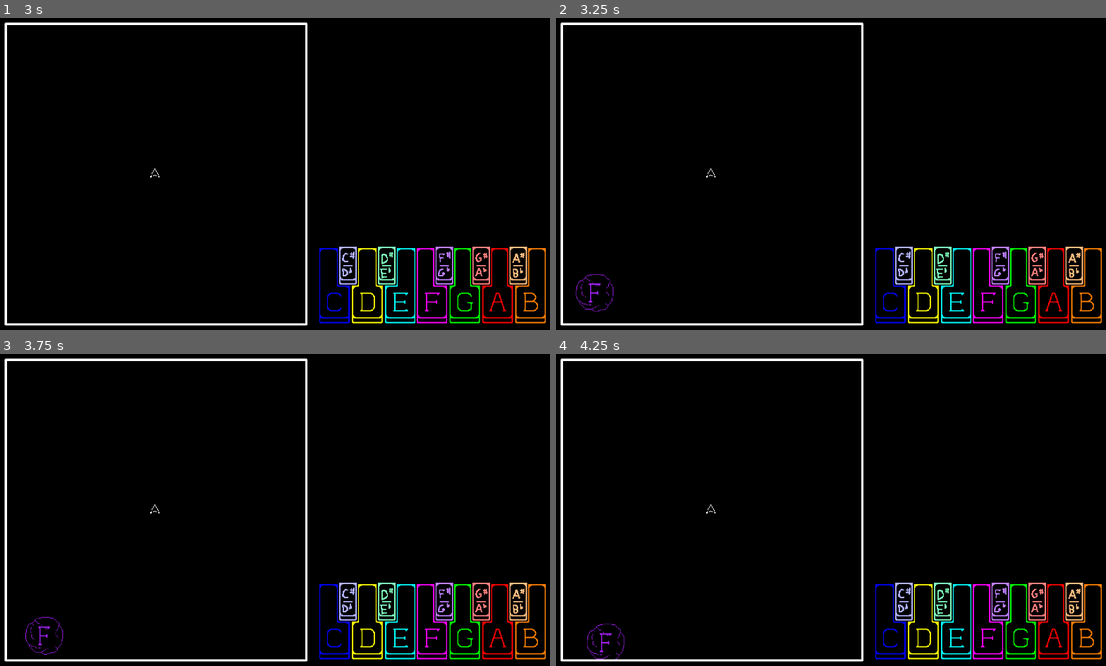
Above: before the commit, frames 1-4 (two rows, left to right).
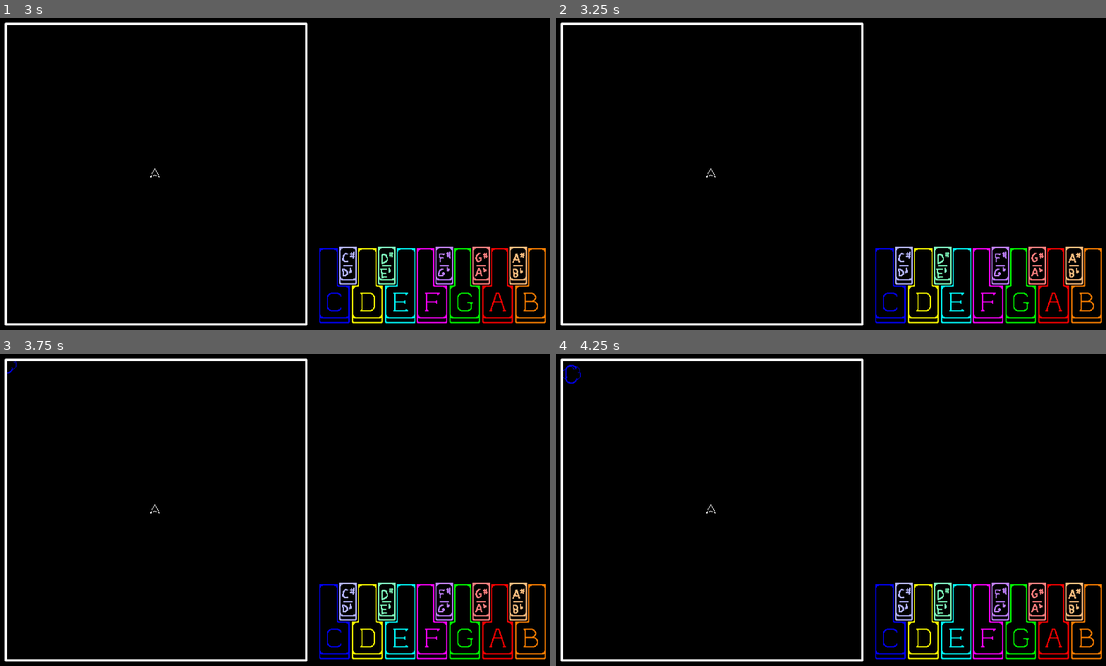
Above: after the commit, the same moments.

Repository: nicsaliani/musical-meteors
Game: Godot game, scene res://scenes/game.tscn
Two runs of this game, one before a commit and one after it. Both use one fixed random seed, a clock stepped at 60 frames per second and the inputs below.
Inputs:
- Up to frame 1 (3 s): tap Enter at 0.5, 2 s; tap Space at 1.25, 2.75 s
- Up to frame 2 (3.25 s): no input
- Up to frame 3 (3.75 s): no input
- Up to frame 4 (4.25 s): no input

Frame 1 is identical in both runs. In frame 2, 0.1% of the frame differs, in the area x 3-11%, y 82-95%; in frame 3, 0.2%; in frame 4, 0.2%, in the area x 1-13%, y 3-98%.

Commit message:
Add functions to asteroid_manager.gd and asteroid.gd
Added functions for monitoring asteroid space

Diff:
--- a/scripts/asteroid.gd
+++ b/scripts/asteroid.gd
@@ -71,6 +71,7 @@
 var valid_pitches: Array[int]
 var movement_vector := Vector2(0, -1)
 var rotate_value: float
+
 
 # Called when the node enters the scene tree for the first time.
 func _ready() -> void:
@@ -164,7 +165,6 @@
 	modulate = ColorType[pitch]
 	pitch_letter = PitchType.keys()[pitch]
 
-
 func screen_wrap():
 	var shape_radius = collision_shape_2d.shape.radius
 	#var screen_size = get_viewport_rect().size
@@ -179,3 +179,6 @@
 		global_position.y = 256 + shape_radius
 	elif global_position.y - shape_radius > 256:
 		global_position.y = -256 - shape_radius
+
+func explode():
+	queue_free()
--- a/scripts/asteroid_manager.gd
+++ b/scripts/asteroid_manager.gd
@@ -1,33 +1,118 @@
 class_name AsteroidManager extends Control
+
+signal asteroid_destroyed(asteroid)
 
 @onready var midi_control: MidiControl = $"../MIDI Control"
 @onready var asteroid_spawn_timer: Timer = $"Asteroid Spawn Timer"
 
 @export var asteroid_scene := preload("res://scenes/asteroid.tscn")
 
+# Vertical/Horizontal boundary values
+const MIN_BOUNDARY = -256
+const MAX_BOUNDARY = 256
+
 var asteroids_on_screen: Dictionary = {}
 var pitches_available: Array[int] = [0, 1, 2, 3, 4, 5, 6, 7, 8, 9, 10, 11]
-var sizes_available: Array
+
+var space_available: int = 12
+var spawn_points: Array[Vector2] = [
+	Vector2(MIN_BOUNDARY, MIN_BOUNDARY),
+	Vector2(0, MIN_BOUNDARY),
+	Vector2(MAX_BOUNDARY, MIN_BOUNDARY),
+	Vector2(MIN_BOUNDARY, 0),
+	Vector2(MAX_BOUNDARY, 0),
+	Vector2(MIN_BOUNDARY, MAX_BOUNDARY),
+	Vector2(0, MAX_BOUNDARY),
+	Vector2(MAX_BOUNDARY, MAX_BOUNDARY),
+]
+
 func _ready():
+
+	# Connect necessary signals
 	midi_control.connect("note_pressed", _on_note_pressed)
 	asteroid_spawn_timer.connect("timeout", _on_timer_timeout)
-	#for i in range(12):
-		#spawn_asteroid()
 
-func spawn_asteroid():
+func spawn_asteroid(amount: int, pos: Vector2, size: Asteroid.SizeType):
+
+	# Instantiate asteroid and set vars
 	var asteroid = asteroid_scene.instantiate()
-	asteroid.position = Vector2(randf_range(-256, 256), randf_range(-256, 256))
-	asteroid.size = randi_range(0, Asteroid.SizeType.size() - 1)
+	asteroid.size = size
 	asteroid.pitch = pitches_available[randi_range(0, pitches_available.size()-1)]
+	add_child(asteroid)
+
+	# Update asteroid-related lists
+	asteroids_on_screen[asteroid.pitch_letter] = asteroid
 	pitches_available.erase(asteroid.pitch)
 
-	add_child(asteroid)
-	asteroids_on_screen[asteroid.pitch_letter] = asteroid
+	# Position this asteroid so that it spawns just out of sight
+	var asteroid_radius = asteroid.collision_shape_2d.shape.radius
+	asteroid.position = Vector2(
+		pos.x + (sign(pos.x)) * asteroid_radius,
+		pos.y + (sign(pos.y)) * asteroid_radius
+	)
+
+	# Update space available based on this asteroid's size
+	update_space_available(false, asteroid.size)
+	#match asteroid.size:
+		#Asteroid.SizeType.SMALL:
+			#space_available -= 1
+		#Asteroid.SizeType.MEDIUM:
+			#space_available -= 2
+		#Asteroid.SizeType.LARGE:
+			#space_available -= 4
+
+func _on_timer_timeout():
+
+	# Get available sizes based on available space
+	var sizes_available := check_space_available_for_possible_sizes()
+
+	# Spawn one new asteroid if possible
+	if pitches_available and sizes_available:
+		spawn_asteroid(
+			1,
+			spawn_points[randi_range(0, spawn_points.size() - 1)],
+			randi_range(0, Asteroid.SizeType.size() - 1)
+		)
+	print(space_available)
+	print(sizes_available)
 
 func _on_note_pressed(played_note: String):
 	if asteroids_on_screen.has(played_note):
-		asteroids_on_screen[played_note].queue_free()
+		destroy_asteroid(asteroids_on_screen[played_note])
 		asteroids_on_screen.erase(played_note)
 
-func _on_timer_timeout():
-	spawn_asteroid()
+func destroy_asteroid(asteroid):
+	emit_signal("asteroid_destroyed", asteroid)
+	asteroid.explode()
+	pitches_available.append(asteroid.pitch)
+	update_space_available(true, asteroid.size)
+
+func check_space_available_for_possible_sizes() -> Array[Asteroid.SizeType]:
+
+	# Return array of asteroid sizes based on how much space is left
+	if space_available > 0:
+		if space_available == 1:
+			return [Asteroid.SizeType.SMALL]
+		elif space_available <= 3:
+			return [Asteroid.SizeType.SMALL, Asteroid.SizeType.MEDIUM]
+		else:
+			return [Asteroid.SizeType.SMALL, Asteroid.SizeType.MEDIUM, Asteroid.SizeType.LARGE]
+	else:
+		return []
+
+func update_space_available(operation: bool, asteroid_size: Asteroid.SizeType) -> void:
+
+	# Sets operation to addition if operation is true, subtraction if false
+	var operation_value
+	if operation:
+		operation_value = 1
+	else:
+		operation_value = -1
+
+	match asteroid_size:
+		Asteroid.SizeType.SMALL:
+			space_available += 1 * operation_value
+		Asteroid.SizeType.MEDIUM:
+			space_available += 2 * operation_value
+		Asteroid.SizeType.LARGE:
+			space_available += 4 * operation_value
